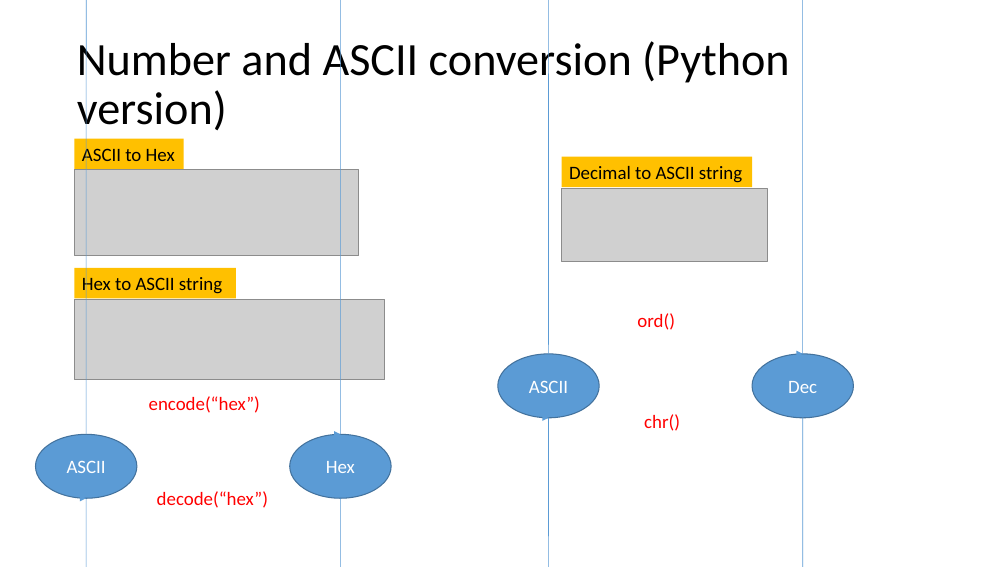
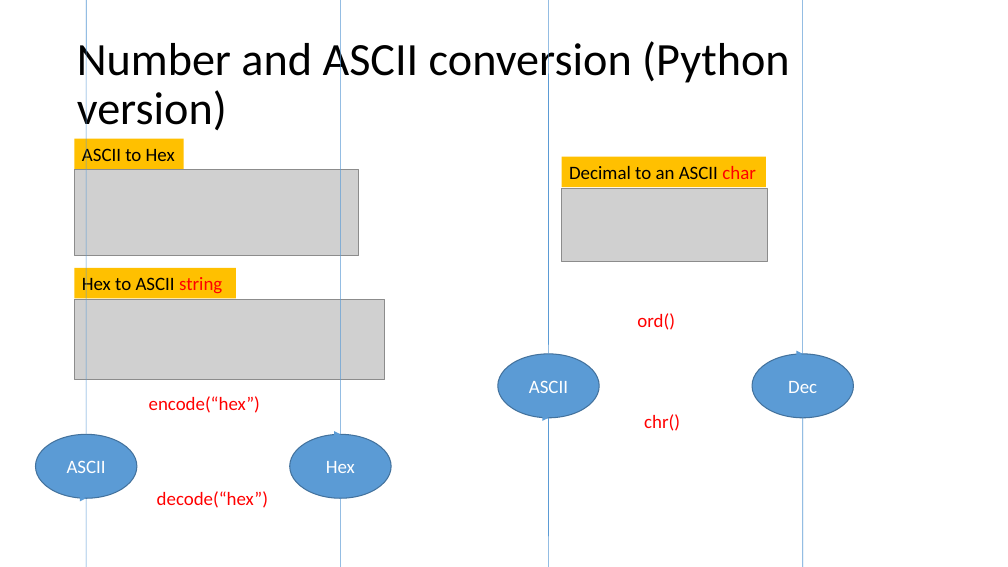
Before and after one commit to frankwxu/digital-forensics-lab, a slide deck: slide 21 of Basic_Computer_Skills_for_Forensics/0_Number_Systems.pptx. Drawn at 1008x567 pixels with LibreOffice and Linux fonts; fonts in the diff are those of the drawing; grey boxes stand for pictures; background and template pictures are left out. Boxes give left, top, right and bottom in pixels: in the first picture for what was removed or moved away, otherwise in the second. Text is boxed around its words. In the diff, an @@ line names an element or a change of style, - is before the commit and + after.

Commit message:
fix errors in Number System PPT

```diff
--- a/Basic_Computer_Skills_for_Forensics/0_Number_Systems.pptx
+++ b/Basic_Computer_Skills_for_Forensics/0_Number_Systems.pptx
@@ rectangle "Decimal to an ASCII char" resized from (x1=562, y1=157, x2=752, y2=187) to (x1=562, y1=157, x2=766, y2=187) @@
@@ text in rectangle at (x1=569, y1=166, x2=756, y2=179): text changed @@
-Decimal to ASCII string
+Decimal to an ASCII char
@@ rectangle "Hex to ASCII string" at (x1=74, y1=268, x2=236, y2=298): text colour #000000 to #FF0000 in "string" @@
```
Also in this commit, not shown: 7 other slides changed, 1 other file.
